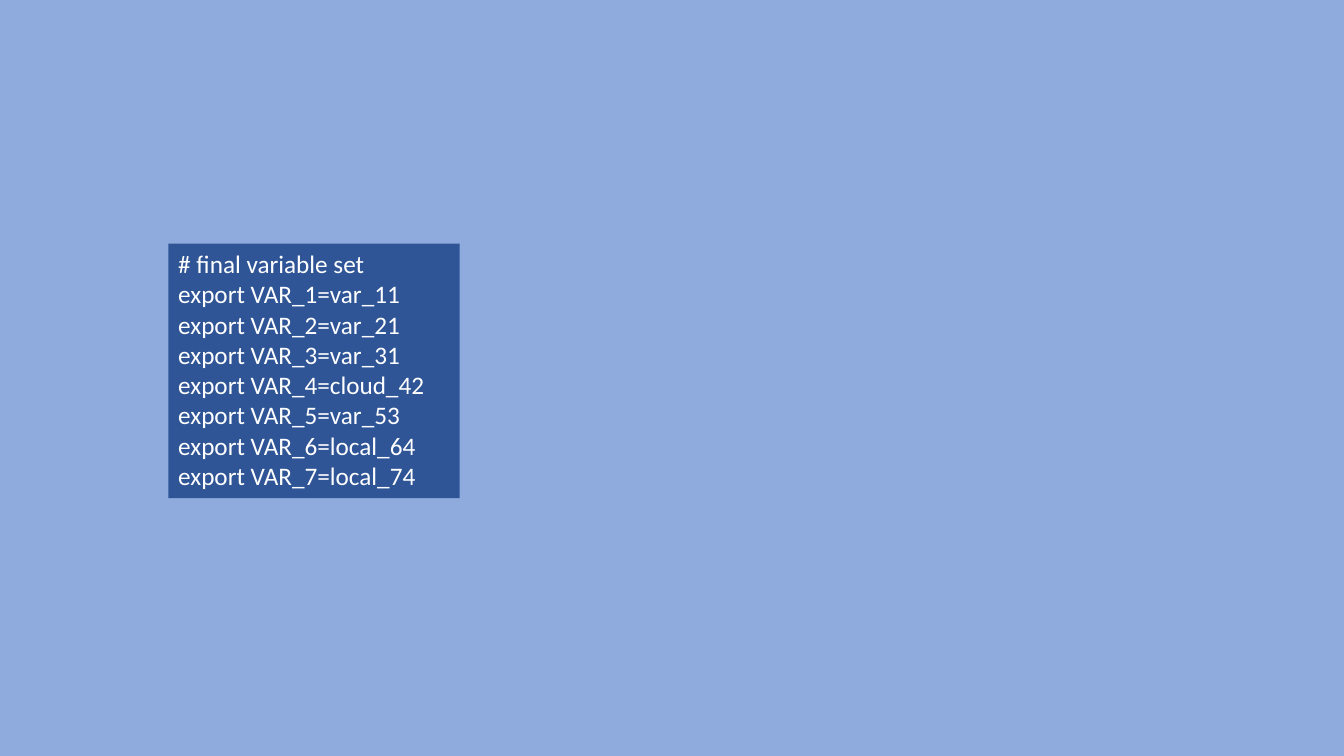
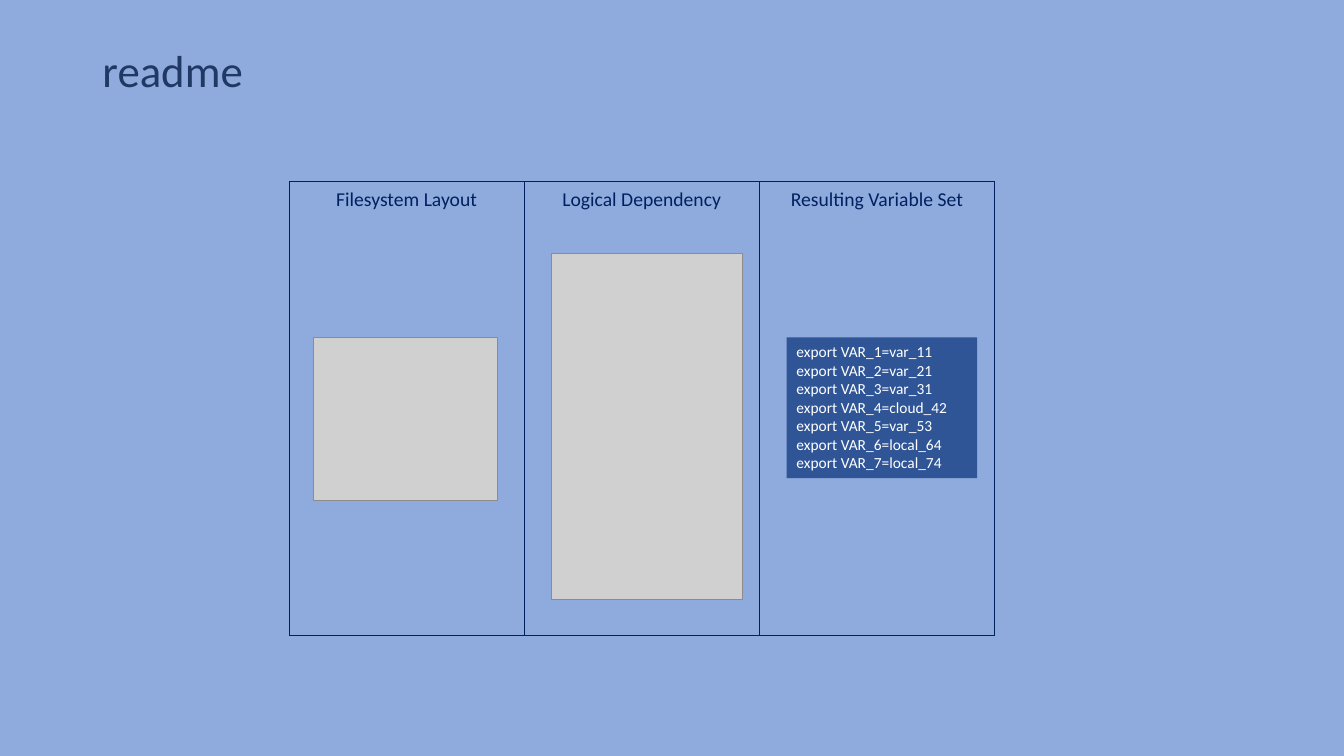
Before and after one commit to sysid/rs-env, a slide deck: slide 4 of doc/rsenv.pptx. Drawn at 1344x756 pixels with LibreOffice and Linux fonts; fonts in the diff are those of the drawing; grey boxes stand for pictures. Boxes give left, top, right and bottom in pixels: in the first picture for what was removed or moved away, otherwise in the second. Text is boxed around its words. In the diff, an @@ line names an element or a change of style, - is before the commit and + after.

```diff
--- a/doc/rsenv.pptx
+++ b/doc/rsenv.pptx
@@ title added at [102, 56, 242, 87], 32 pt, text #203864 @@
+readme
@@ rectangle added at [289, 181, 524, 635], outline #002060 0.75 pt, 14 pt, text #002060 @@
+Filesystem Layout
@@ rectangle added at [524, 181, 759, 635], outline #002060 0.75 pt, 14 pt, text #002060 @@
+Logical Dependency
@@ rectangle added at [759, 181, 994, 635], outline #002060 0.75 pt, 14 pt, text #002060 @@
+Resulting Variable Set
@@ text in rectangle at [196, 255, 364, 273]: paragraph removed @@
-# final variable set
@@ picture added at [552, 254, 742, 600] @@
@@ picture added at [314, 338, 498, 501] @@
@@ rectangle "export VAR_1=var_11": place and size @@
-rectangle "export VAR_1=var_11" at [168, 244, 460, 498]
+rectangle "export VAR_1=var_11" at [786, 338, 977, 479]
@@ rectangle "export VAR_1=var_11" at [786, 338, 977, 479]: size 18 to 11 pt @@
```
Also in this commit, not shown: 5 other files.
